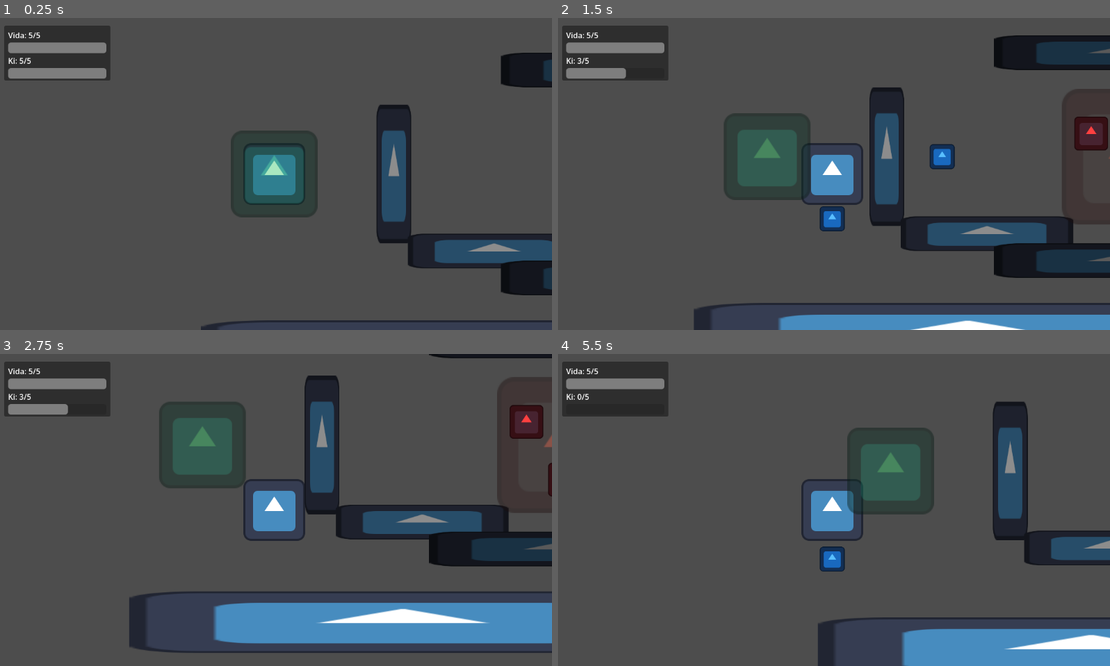
Above: before the commit, frames 1-4 (two rows, left to right).
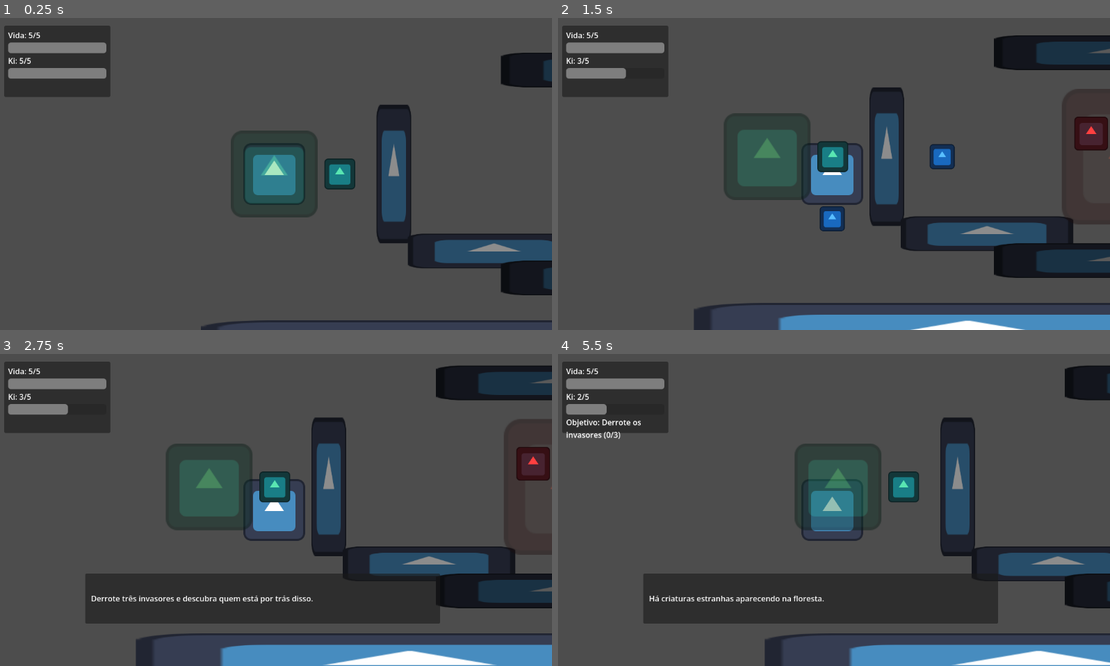
Above: after the commit, the same moments.

Repository: cadiguni/ki-adventure
Game: Godot game, scene res://scenes/main.tscn
Same seed, same stepped clock (60 frames per second), same inputs: the game is played once before the commit and once after it. The engine's default icon, where the game draws it, is replaced by a stand-in: a white triangle on a blue panel in a dark square.
Inputs:
- Up to frame 1 (0.25 s): no input
- Up to frame 2 (1.5 s): tap Enter at 0.5 s; hold Right (ui_right) 0.53-1.28 s; tap Z (attack) at 0.6 s; tap X (ki_blast) at 0.8, 1.35 s; hold Down (ui_down) from 1.28 s (still down)
- Up to frame 3 (2.75 s): tap E (interact, bound only after the commit) at 1.55 s; release Down (ui_down) at 2.03 s; hold Right (ui_right) from 2.03 s (still down); hold E (interact, bound only after the commit) from 2.03 s (still down); tap Z (attack) at 2.3 s
- Up to frame 4 (5.5 s): tap Space at 2.75 s; release Right (ui_right) at 2.78 s; release E (interact, bound only after the commit) at 2.78 s; hold Up (ui_up) 2.78-3.53 s; tap Z (attack) at 2.85, 4.55, 5.1 s; tap X (ki_blast) at 3.05, 3.6, 5.3 s; hold E (interact, bound only after the commit) 3.53-4.28 s; hold Left (ui_left) 3.53-5.03 s; tap E (interact, bound only after the commit) at 4.35 s; hold Down (ui_down) from 5.03 s (still down)

The runs differ from the first frame. In frame 1, 1.5% of the frame differs, in the area x 0-65%, y 20-56%; in frame 2, 1.5%; in frame 3, 42%, in the area x 0-100%, y 0-100%; in frame 4, 33%.

Commit message:
feat: add MasterNPC with dialogue and quest mechanics; enhance player status UI with objective and dialogue features

Diff:
--- a/project.godot
+++ b/project.godot
@@ -27,6 +27,11 @@
 "events": [Object(InputEventKey,"resource_local_to_scene":false,"resource_name":"","device":-1,"window_id":0,"alt_press …(192 unchanged characters)…
 ]
 }
+interact={
+"deadzone": 0.2,
+"events": [Object(InputEventKey,"resource_local_to_scene":false,"resource_name":"","device":-1,"window_id":0,"alt_pressed":false,"shift_pressed":false,"ctrl_pressed":false,"meta_pressed":false,"pressed":false,"keycode":0,"physical_keycode":69,"key_label":0,"unicode":101,"location":0,"echo":false,"script":null)
+]
+}
 
 [physics]
 
--- a/scenes/main.tscn
+++ b/scenes/main.tscn
@@ -4,6 +4,7 @@
 [ext_resource type="Texture2D" uid="uid://c0m2m3ht1x2a3" path="res://icon.svg" id="2_epypp"]
 [ext_resource type="PackedScene" path="res://scenes/enemies/basic_enemy.tscn" id="3_enemy"]
 [ext_resource type="PackedScene" path="res://scenes/ui/player_status_ui.tscn" id="4_status_ui"]
+[ext_resource type="PackedScene" path="res://scenes/npcs/master_npc.tscn" id="5_master_npc"]
 
 [sub_resource type="RectangleShape2D" id="RectangleShape2D_q6r6c"]
 size = Vector2(1125, 113.5)
@@ -35,6 +36,9 @@
 
 [node name="Player" parent="." unique_id=1150915091 instance=ExtResource("2_0wfyh")]
 position = Vector2(168, 288)
+
+[node name="MasterNPC" parent="." instance=ExtResource("5_master_npc")]
+position = Vector2(304, 288)
 
 [node name="MapBlocks" type="Node2D" parent="." unique_id=655808914]
 
--- /dev/null
+++ b/scenes/npcs/master_npc.tscn
@@ -0,0 +1,25 @@
+[gd_scene load_steps=4 format=3]
+
+[ext_resource type="Script" path="res://scripts/npcs/master_npc.gd" id="1_master_script"]
+[ext_resource type="Texture2D" uid="uid://c0m2m3ht1x2a3" path="res://icon.svg" id="2_icon"]
+
+[sub_resource type="CircleShape2D" id="CircleShape2D_interaction"]
+radius = 96.0
+
+[node name="MasterNPC" type="Node2D"]
+script = ExtResource("1_master_script")
+
+[node name="Sprite2D" type="Sprite2D" parent="."]
+modulate = Color(0.35, 0.9, 0.7, 1)
+scale = Vector2(0.5, 0.5)
+texture = ExtResource("2_icon")
+
+[node name="InteractionArea" type="Area2D" parent="."]
+collision_layer = 0
+collision_mask = 2
+
+[node name="CollisionShape2D" type="CollisionShape2D" parent="InteractionArea"]
+shape = SubResource("CircleShape2D_interaction")
+
+[connection signal="body_entered" from="InteractionArea" to="." method="_on_interaction_area_body_entered"]
+[connection signal="body_exited" from="InteractionArea" to="." method="_on_interaction_area_body_exited"]
--- a/scenes/ui/player_status_ui.tscn
+++ b/scenes/ui/player_status_ui.tscn
@@ -9,13 +9,13 @@
 offset_left = 16.0
 offset_top = 16.0
 offset_right = 236.0
-offset_bottom = 130.0
+offset_bottom = 164.0
 
 [node name="VBoxContainer" type="VBoxContainer" parent="Panel"]
 offset_left = 8.0
 offset_top = 8.0
 offset_right = 212.0
-offset_bottom = 106.0
+offset_bottom = 140.0
 
 [node name="HealthLabel" type="Label" parent="Panel/VBoxContainer"]
 text = "Vida"
@@ -30,3 +30,27 @@
 [node name="KiBar" type="ProgressBar" parent="Panel/VBoxContainer"]
 custom_minimum_size = Vector2(200, 22)
 show_percentage = false
+
+[node name="ObjectiveLabel" type="Label" parent="Panel/VBoxContainer"]
+visible = false
+custom_minimum_size = Vector2(200, 0)
+text = "Objetivo: Derrote os invasores (0/3)"
+autowrap_mode = 3
+
+[node name="DialoguePanel" type="Panel" parent="."]
+visible = false
+offset_left = 184.0
+offset_top = 456.0
+offset_right = 920.0
+offset_bottom = 560.0
+
+[node name="MarginContainer" type="MarginContainer" parent="DialoguePanel"]
+offset_left = 12.0
+offset_top = 12.0
+offset_right = 724.0
+offset_bottom = 92.0
+
+[node name="DialogueLabel" type="Label" parent="DialoguePanel/MarginContainer"]
+layout_mode = 2
+text = "Dialogo"
+autowrap_mode = 3
--- a/scripts/enemies/basic_enemy.gd
+++ b/scripts/enemies/basic_enemy.gd
@@ -1,4 +1,6 @@
 extends Area2D
+
+signal defeated
 
 @export var max_health: int = 3
 @export var move_speed: float = 80.0
@@ -6,9 +8,11 @@
 
 var health: int
 var target_player: Node2D
+var is_defeated: bool = false
 
 
 func _ready() -> void:
+	add_to_group("quest_enemies")
 	health = max_health
 
 
@@ -21,10 +25,15 @@
 
 
 func take_damage(amount: int) -> void:
+	if is_defeated:
+		return
+
 	health -= amount
 
 	# Remove o inimigo da cena quando a vida acaba.
 	if health <= 0:
+		is_defeated = true
+		defeated.emit()
 		queue_free()
 
 
--- /dev/null
+++ b/scripts/npcs/master_npc.gd
@@ -0,0 +1,124 @@
+extends Node2D
+
+@export var dialogue_lines: Array[String] = [
+	"Há criaturas estranhas aparecendo na floresta.",
+	"Derrote três invasores e descubra quem está por trás disso.",
+]
+@export var objective_description: String = "Objetivo: Derrote os invasores"
+@export var objective_target_count: int = 3
+
+var player_nearby: Node = null
+var player_in_range: bool = false
+var dialogue_open: bool = false
+var dialogue_index: int = 0
+var quest_active: bool = false
+var defeated_enemy_count: int = 0
+
+
+func _unhandled_input(event: InputEvent) -> void:
+	if event is InputEventKey and event.echo:
+		return
+
+	if not event.is_action_pressed("interact"):
+		return
+
+	if dialogue_open:
+		advance_dialogue()
+		get_viewport().set_input_as_handled()
+		return
+
+	if player_in_range and player_nearby != null:
+		start_dialogue()
+		get_viewport().set_input_as_handled()
+
+
+func start_dialogue() -> void:
+	dialogue_open = true
+	dialogue_index = 0
+	set_player_controls_enabled(false)
+	show_current_dialogue_line()
+
+
+func advance_dialogue() -> void:
+	dialogue_index += 1
+
+	if dialogue_index >= dialogue_lines.size():
+		finish_dialogue()
+		return
+
+	show_current_dialogue_line()
+
+
+func finish_dialogue() -> void:
+	dialogue_open = false
+	set_player_controls_enabled(true)
+	start_quest()
+
+	var hud := get_hud()
+	if hud != null:
+		hud.hide_dialogue()
+
+	if not player_in_range:
+		player_nearby = null
+
+
+func start_quest() -> void:
+	if quest_active:
+		update_objective()
+		return
+
+	quest_active = true
+	defeated_enemy_count = 0
+
+	for enemy in get_tree().get_nodes_in_group("quest_enemies"):
+		if enemy.has_signal("defeated"):
+			enemy.connect("defeated", Callable(self, "_on_quest_enemy_defeated"))
+
+	update_objective()
+
+
+func _on_quest_enemy_defeated() -> void:
+	if not quest_active:
+		return
+
+	defeated_enemy_count = min(defeated_enemy_count + 1, objective_target_count)
+	update_objective()
+
+
+func update_objective() -> void:
+	var hud := get_hud()
+	if hud != null:
+		hud.show_objective("%s (%d/%d)" % [
+			objective_description,
+			defeated_enemy_count,
+			objective_target_count,
+		])
+
+
+func show_current_dialogue_line() -> void:
+	var hud := get_hud()
+	if hud != null:
+		hud.show_dialogue_line(dialogue_lines[dialogue_index])
+
+
+func set_player_controls_enabled(enabled: bool) -> void:
+	if player_nearby != null and player_nearby.has_method("set_controls_enabled"):
+		player_nearby.set_controls_enabled(enabled)
+
+
+func get_hud() -> Node:
+	return get_tree().get_first_node_in_group("player_status_ui")
+
+
+func _on_interaction_area_body_entered(body: Node2D) -> void:
+	if body.is_in_group("player"):
+		player_nearby = body
+		player_in_range = true
+
+
+func _on_interaction_area_body_exited(body: Node2D) -> void:
+	if body == player_nearby:
+		player_in_range = false
+
+		if not dialogue_open:
+			player_nearby = null
--- a/scripts/player/player.gd
+++ b/scripts/player/player.gd
@@ -22,6 +22,7 @@
 var last_direction: Vector2 = Vector2.DOWN
 var is_attacking: bool = false
 var is_invulnerable: bool = false
+var controls_enabled: bool = true
 
 
 func _ready() -> void:
@@ -34,6 +35,11 @@
 
 
 func _physics_process(_delta: float) -> void:
+	if not controls_enabled:
+		velocity = Vector2.ZERO
+		move_and_slide()
+		return
+
 	# Usa as acoes padrao do Godot para movimento em quatro direcoes.
 	var direction := Input.get_vector("ui_left", "ui_right", "ui_up", "ui_down")
 
@@ -51,6 +57,9 @@
 
 
 func attack() -> void:
+	if not controls_enabled:
+		return
+
 	if is_attacking:
 		return
 
@@ -75,6 +84,9 @@
 
 
 func shoot_ki_projectile() -> void:
+	if not controls_enabled:
+		return
+
 	if ki_projectile_scene == null:
 		return
 
@@ -131,3 +143,13 @@
 
 func emit_stats_changed() -> void:
 	stats_changed.emit(current_health, max_health, current_ki, max_ki)
+
+
+func set_controls_enabled(enabled: bool) -> void:
+	controls_enabled = enabled
+
+	if not controls_enabled:
+		velocity = Vector2.ZERO
+		attack_area.monitoring = false
+		attack_shape.disabled = true
+		is_attacking = false
--- a/scripts/ui/player_status_ui.gd
+++ b/scripts/ui/player_status_ui.gd
@@ -4,9 +4,16 @@
 @onready var ki_bar: ProgressBar = $Panel/VBoxContainer/KiBar
 @onready var health_label: Label = $Panel/VBoxContainer/HealthLabel
 @onready var ki_label: Label = $Panel/VBoxContainer/KiLabel
+@onready var objective_label: Label = $Panel/VBoxContainer/ObjectiveLabel
+@onready var dialogue_panel: Panel = $DialoguePanel
+@onready var dialogue_label: Label = $DialoguePanel/MarginContainer/DialogueLabel
 
 
 func _ready() -> void:
+	add_to_group("player_status_ui")
+	dialogue_panel.visible = false
+	objective_label.visible = false
+
 	var player := get_tree().get_first_node_in_group("player")
 
 	if player == null:
@@ -31,3 +38,17 @@
 	ki_bar.max_value = max_ki
 	ki_bar.value = current_ki
 	ki_bar.tooltip_text = "Ki: %d/%d" % [current_ki, max_ki]
+
+
+func show_dialogue_line(text: String) -> void:
+	dialogue_label.text = text
+	dialogue_panel.visible = true
+
+
+func hide_dialogue() -> void:
+	dialogue_panel.visible = false
+
+
+func show_objective(text: String) -> void:
+	objective_label.text = text
+	objective_label.visible = true
